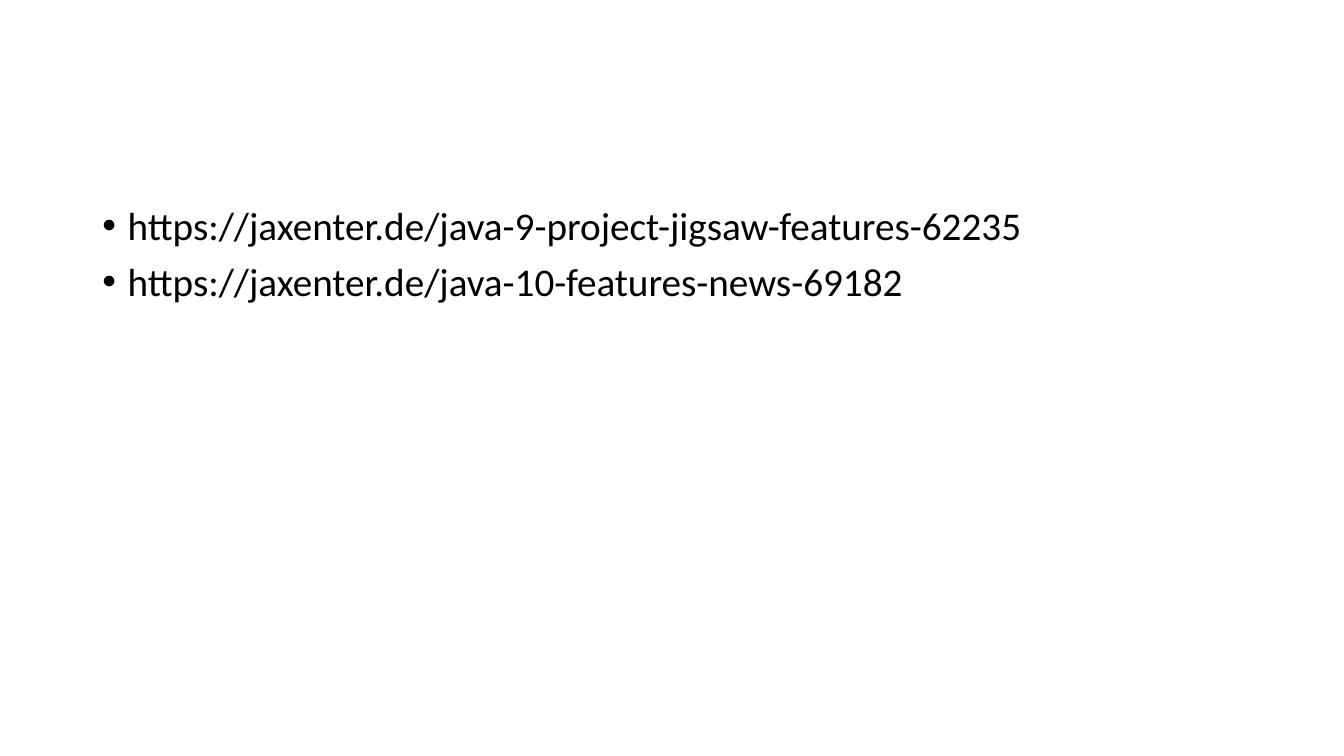
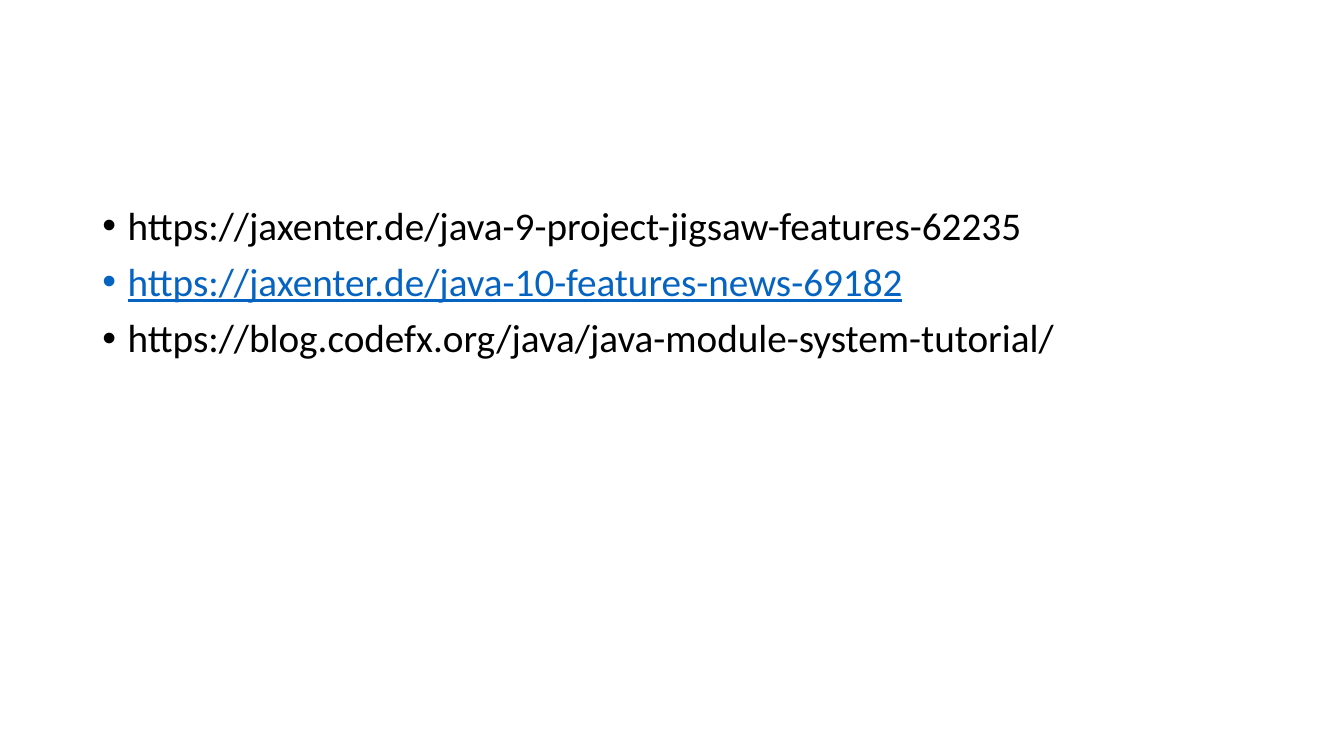
Before and after one commit to matana/java8910, a slide deck: slide 3 of Java-8-9-10.pptx. Drawn at 1344x756 pixels with LibreOffice and Linux fonts; fonts in the diff are those of the drawing. Boxes give left, top, right and bottom in pixels: in the first picture for what was removed or moved away, otherwise in the second. Text is boxed around its words. In the diff, an @@ line names an element or a change of style, - is before the commit and + after.

```diff
--- a/Java-8-9-10.pptx
+++ b/Java-8-9-10.pptx
@@ text at bbox=[128, 268, 903, 303]: text colour #000000 to #0563C1, underline on in "https://jaxenter.de/java-10-features-news-69182" @@
@@ text at bbox=[128, 324, 1054, 359]: paragraph added @@
+• https://blog.codefx.org/java/java-module-system-tutorial/
```
